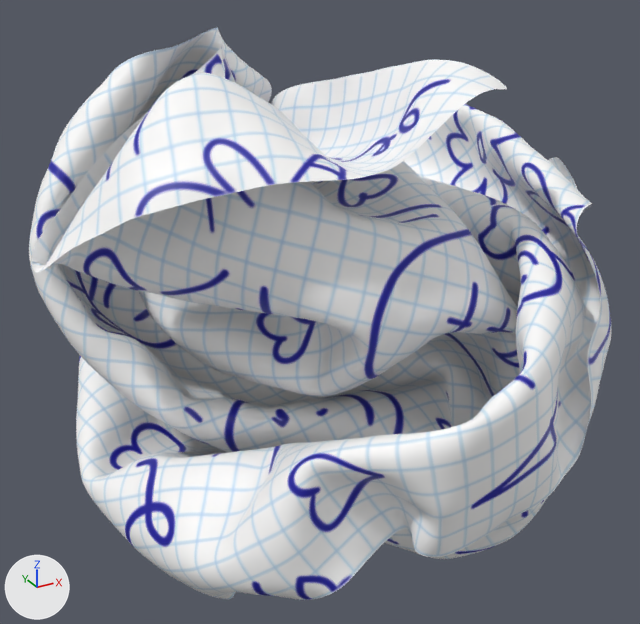
What one commit did to the FBX model Unity-Re_less/Assets/_Reless/Assets/VR_Room/Crumple_001.fbx.
One viewpoint serves both versions: a camera (50 mm lens) standing at (-0.65, -2.207, 0.592) and looking at (0.005, -1.016, -0.003). The axes (+X, +Y, +Z) are drawn at lower left. The lights are the same throughout. Where no turn or scale is listed for an object, it has been applied to the vertices.

The first picture shows 'paper2'.
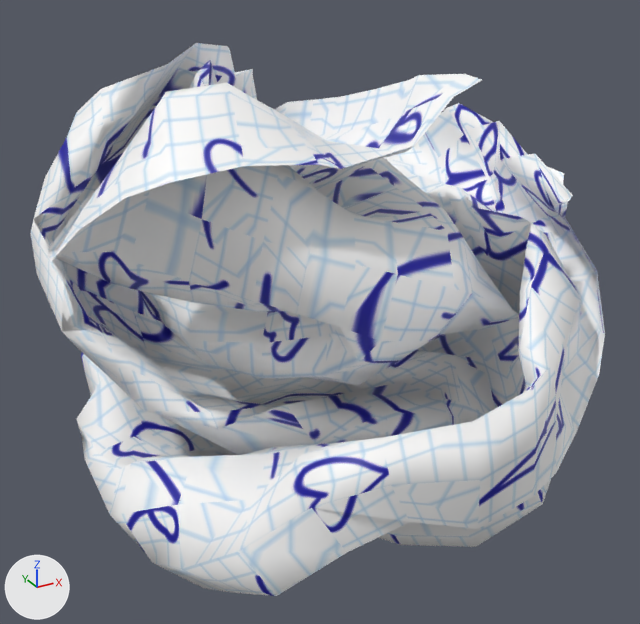
Boxes (x1, y1, x2, y2) around the edits, measured in the pictures (640 x 624 px):
'paper2', reshaped
    before: (29, 27, 612, 600)
    after: (30, 43, 605, 596)
part 1 of me_mesh, deleted
    before: (29, 27, 612, 600)

The edits, one by one:
me_mesh is used by ob_paper2; location (0.0, -1.0, 0.0).
me_mesh had 66049 vertices, 65536 faces and spanned x -0.45..0.449, y -0.486..0.472, z -0.419..0.438.
me_mesh now has 660 vertices, 609 faces and spans x -0.424..0.428, y -0.483..0.448, z -0.411..0.416.
me_mesh part 1: 65389 vertices removed from x -0.45..0.449, y -0.486..0.472, z -0.419..0.438.
me_mesh part 2: the surface is now shaded smooth.
